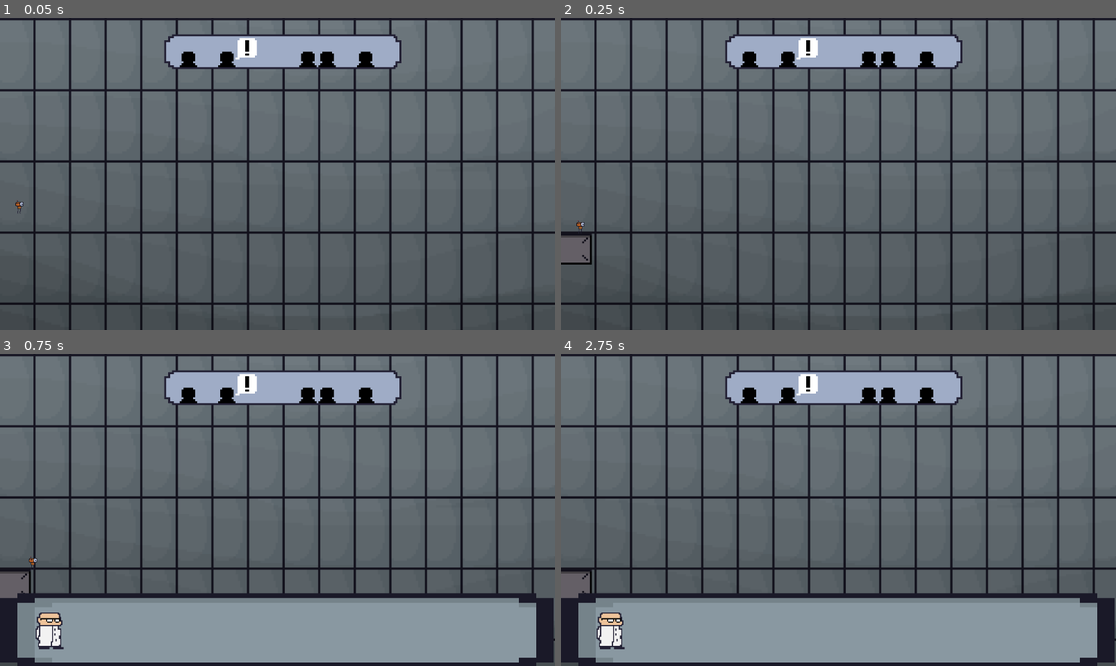
Above: before the commit, frames 1-4 (two rows, left to right).
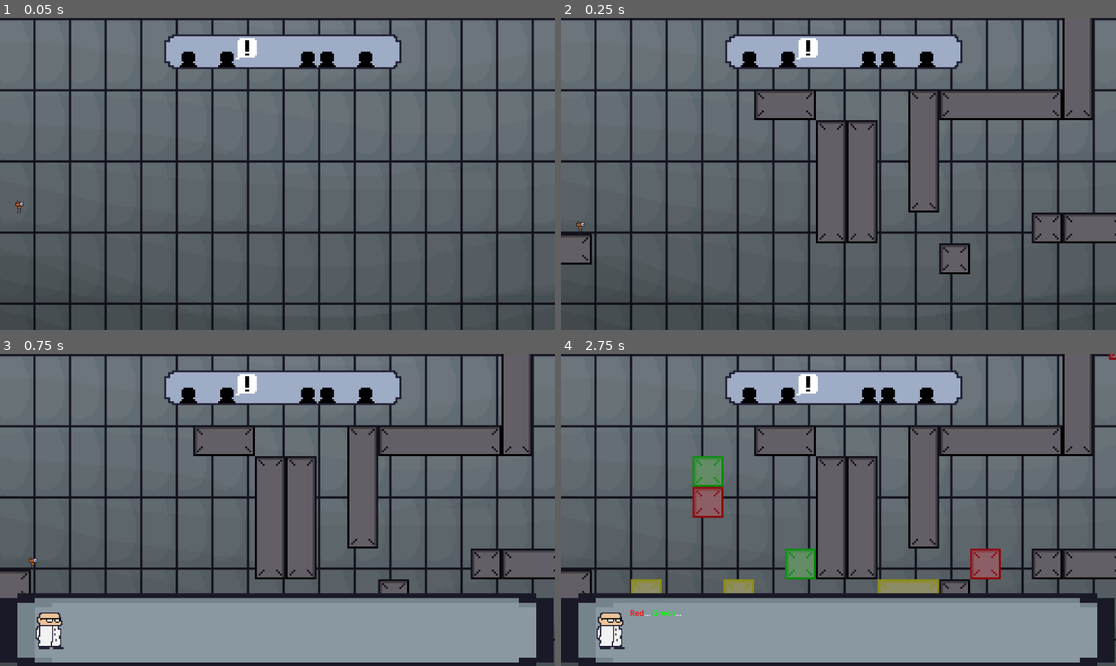
Above: after the commit, the same moments.

Repository: Gamnraa/gmtk2025
Game: Godot game, scene res://MainScene.tscn
Same seed, same stepped clock (60 frames per second), same inputs: the game is played once before the commit and once after it.
Inputs:
- Up to frame 1 (0.05 s): no input
- Up to frame 2 (0.25 s): no input
- Up to frame 3 (0.75 s): tap Enter (enter) at 0.5, 0.6 s; hold D (right) from 0.53 s (still down)
- Up to frame 4 (2.75 s): tap Space (jump) at 0.77, 1.52 s; tap Enter (enter) at 1.35, 2.1 s; release D (right) at 2.03 s; hold A (left) from 2.03 s (still down)

Frame 1 is identical in both runs. In frame 2, 4.0% of the frame differs, in the area x 34-100%, y 0-83%; in frame 3, 3.8%; in frame 4, 7.1%, in the area x 12-100%, y 0-84%.
Error before the commit: Attempt to call function 'instantiate' in base 'null instance' on a null instance. (res://Scripts/Global.gd:31)

Commit message:
2-3 and 2-4

Diff:
--- a/Nodes/Levels/2_3.tscn
+++ b/Nodes/Levels/2_3.tscn
@@ -9,79 +9,105 @@
 scale = Vector2(0.5, 0.5)
 
 [node name="PlatformSmall10" parent="." instance=ExtResource("1_y4cek")]
-position = Vector2(1808, -928)
+position = Vector2(-608, -432)
+color = 0
 
 [node name="PlatformSmall12" parent="." instance=ExtResource("1_y4cek")]
 position = Vector2(1440, 0)
 
 [node name="PlatformSmall13" parent="." instance=ExtResource("1_y4cek")]
-position = Vector2(1792, -928)
+position = Vector2(288, 0)
+color = 0
 
 [node name="PlatformMedium5" parent="." instance=ExtResource("2_genog")]
-position = Vector2(1744, -512)
+position = Vector2(1184, -448)
 rotation = 1.5708
-color = 0
 
 [node name="PlatformMedium6" parent="." instance=ExtResource("2_genog")]
 position = Vector2(1632, 0)
 
-[node name="PlatformBig7" parent="." instance=ExtResource("3_mkst0")]
-position = Vector2(1536, -800)
-rotation = 1.5708
-
-[node name="PlatformSmall33" parent="." instance=ExtResource("1_y4cek")]
-position = Vector2(1824, -960)
-color = 4
-
 [node name="PlatformSmall35" parent="." instance=ExtResource("1_y4cek")]
-position = Vector2(1792, -944)
-color = 2
+position = Vector2(928, 0)
+color = 1
 
 [node name="PlatformSmall40" parent="." instance=ExtResource("1_y4cek")]
-position = Vector2(1824, -976)
+position = Vector2(-608, -48)
+color = 0
+
+[node name="PlatformSmall41" parent="." instance=ExtResource("1_y4cek")]
+position = Vector2(416, 0)
 color = 1
 
-[node name="PlatformSmall41" parent="." instance=ExtResource("1_y4cek")]
-position = Vector2(1824, -928)
-
 [node name="PlatformSmall42" parent="." instance=ExtResource("1_y4cek")]
-position = Vector2(1760, -896)
+position = Vector2(1184, -640)
+color = 5
 
 [node name="PlatformMedium7" parent="." instance=ExtResource("2_genog")]
-position = Vector2(1792, -512)
+position = Vector2(1440, -832)
 rotation = 1.5708
 
 [node name="PlatformMedium8" parent="." instance=ExtResource("2_genog")]
-position = Vector2(1696, -528)
+position = Vector2(1312, 64)
 rotation = 1.5708
 
 [node name="PlatformBig4" parent="." instance=ExtResource("3_mkst0")]
-position = Vector2(1168, -992)
+position = Vector2(864, 128)
 
 [node name="PlatformBig9" parent="." instance=ExtResource("3_mkst0")]
-position = Vector2(1168, -1008)
-color = 0
+position = Vector2(352, 128)
 
 [node name="PlatformBig10" parent="." instance=ExtResource("3_mkst0")]
-position = Vector2(1552, -752)
+position = Vector2(1440, -448)
 rotation = 1.5708
 
 [node name="PlatformBig11" parent="." instance=ExtResource("3_mkst0")]
-position = Vector2(1568, -768)
+position = Vector2(1184, -64)
 rotation = 1.5708
 
 [node name="PlatformBig12" parent="." instance=ExtResource("3_mkst0")]
-position = Vector2(1184, -1040)
-color = 4
+position = Vector2(-160, 128)
+color = 0
 
-[node name="PlatformMedium10" parent="." instance=ExtResource("2_genog")]
-position = Vector2(1904, -704)
+[node name="PlatformMedium14" parent="." instance=ExtResource("2_genog")]
+position = Vector2(-96, -320)
+rotation = 1.5708
+color = 3
+
+[node name="PlatformBig" parent="." instance=ExtResource("3_mkst0")]
+position = Vector2(608, -128)
+
+[node name="PlatformBig2" parent="." instance=ExtResource("3_mkst0")]
+position = Vector2(96, -128)
+color = 0
+
+[node name="PlatformBig3" parent="." instance=ExtResource("3_mkst0")]
+position = Vector2(-224, -320)
+rotation = 1.5708
+
+[node name="PlatformBig5" parent="." instance=ExtResource("3_mkst0")]
+position = Vector2(352, -384)
 color = 2
 
-[node name="PlatformMedium12" parent="." instance=ExtResource("2_genog")]
-position = Vector2(1936, -704)
+[node name="PlatformBig6" parent="." instance=ExtResource("3_mkst0")]
+position = Vector2(864, -384)
 color = 1
 
-[node name="PlatformMedium14" parent="." instance=ExtResource("2_genog")]
-position = Vector2(-160, 128)
-color = 0
+[node name="PlatformSmall" parent="." instance=ExtResource("1_y4cek")]
+position = Vector2(-608, -176)
+color = 1
+
+[node name="PlatformSmall2" parent="." instance=ExtResource("1_y4cek")]
+position = Vector2(-608, -304)
+color = 2
+
+[node name="PlatformSmall3" parent="." instance=ExtResource("1_y4cek")]
+position = Vector2(-608, -560)
+color = 3
+
+[node name="PlatformSmall6" parent="." instance=ExtResource("1_y4cek")]
+position = Vector2(672, -256)
+color = 1
+
+[node name="PlatformSmall7" parent="." instance=ExtResource("1_y4cek")]
+position = Vector2(32, -256)
+color = 3
--- /dev/null
+++ b/Nodes/Levels/2_4.tscn
@@ -0,0 +1,135 @@
+[gd_scene load_steps=4 format=3 uid="uid://ej8cw4krmdjp"]
+
+[ext_resource type="PackedScene" uid="uid://b4r00hkgdyuap" path="res://Nodes/PlatformSmall.tscn" id="1_u3hin"]
+[ext_resource type="PackedScene" uid="uid://d3gsx1wbbm70y" path="res://Nodes/PlatformMed.tscn" id="2_pyh6o"]
+[ext_resource type="PackedScene" uid="uid://blaul8bw43pew" path="res://Nodes/PlatformBig.tscn" id="3_0y2vg"]
+
+[node name="1-1" type="Node2D"]
+position = Vector2(16, -32)
+scale = Vector2(0.5, 0.5)
+
+[node name="PlatformSmall10" parent="." instance=ExtResource("1_u3hin")]
+position = Vector2(288, -128)
+color = 2
+
+[node name="PlatformSmall12" parent="." instance=ExtResource("1_u3hin")]
+position = Vector2(1440, 0)
+
+[node name="PlatformSmall13" parent="." instance=ExtResource("1_u3hin")]
+position = Vector2(160, 0)
+color = 2
+
+[node name="PlatformMedium5" parent="." instance=ExtResource("2_pyh6o")]
+position = Vector2(1312, -320)
+rotation = 1.5708
+color = 5
+
+[node name="PlatformMedium6" parent="." instance=ExtResource("2_pyh6o")]
+position = Vector2(1632, 0)
+
+[node name="PlatformSmall35" parent="." instance=ExtResource("1_u3hin")]
+position = Vector2(160, 128)
+color = 3
+
+[node name="PlatformSmall40" parent="." instance=ExtResource("1_u3hin")]
+position = Vector2(1968, -1072)
+color = 2
+
+[node name="PlatformSmall41" parent="." instance=ExtResource("1_u3hin")]
+position = Vector2(-352, 0)
+color = 2
+
+[node name="PlatformSmall42" parent="." instance=ExtResource("1_u3hin")]
+position = Vector2(1184, 0)
+color = 0
+
+[node name="PlatformMedium7" parent="." instance=ExtResource("2_pyh6o")]
+position = Vector2(160, -576)
+rotation = 1.5708
+color = 5
+
+[node name="PlatformMedium8" parent="." instance=ExtResource("2_pyh6o")]
+position = Vector2(1312, -64)
+rotation = 1.5708
+color = 5
+
+[node name="PlatformBig4" parent="." instance=ExtResource("3_0y2vg")]
+position = Vector2(2016, -976)
+
+[node name="PlatformBig9" parent="." instance=ExtResource("3_0y2vg")]
+position = Vector2(1248, -512)
+
+[node name="PlatformBig10" parent="." instance=ExtResource("3_0y2vg")]
+position = Vector2(672, -192)
+rotation = 1.5708
+
+[node name="PlatformBig11" parent="." instance=ExtResource("3_0y2vg")]
+position = Vector2(544, -192)
+rotation = 1.5708
+
+[node name="PlatformBig12" parent="." instance=ExtResource("3_0y2vg")]
+position = Vector2(2096, -880)
+color = 0
+
+[node name="PlatformMedium14" parent="." instance=ExtResource("2_pyh6o")]
+position = Vector2(864, 128)
+color = 3
+
+[node name="PlatformBig" parent="." instance=ExtResource("3_0y2vg")]
+position = Vector2(1952, -912)
+color = 0
+
+[node name="PlatformBig2" parent="." instance=ExtResource("3_0y2vg")]
+position = Vector2(2096, -976)
+color = 0
+
+[node name="PlatformBig3" parent="." instance=ExtResource("3_0y2vg")]
+position = Vector2(1568, -704)
+rotation = 1.5708
+
+[node name="PlatformBig5" parent="." instance=ExtResource("3_0y2vg")]
+position = Vector2(928, -320)
+rotation = 1.5708
+
+[node name="PlatformBig6" parent="." instance=ExtResource("3_0y2vg")]
+position = Vector2(608, 224)
+color = 0
+
+[node name="PlatformSmall" parent="." instance=ExtResource("1_u3hin")]
+position = Vector2(32, -256)
+color = 0
+
+[node name="PlatformSmall2" parent="." instance=ExtResource("1_u3hin")]
+position = Vector2(1056, 128)
+
+[node name="PlatformSmall3" parent="." instance=ExtResource("1_u3hin")]
+position = Vector2(800, 0)
+color = 5
+
+[node name="PlatformSmall6" parent="." instance=ExtResource("1_u3hin")]
+position = Vector2(416, 0)
+color = 1
+
+[node name="PlatformSmall7" parent="." instance=ExtResource("1_u3hin")]
+position = Vector2(-224, 128)
+color = 3
+
+[node name="PlatformMedium" parent="." instance=ExtResource("2_pyh6o")]
+position = Vector2(352, -512)
+
+[node name="PlatformSmall4" parent="." instance=ExtResource("1_u3hin")]
+position = Vector2(32, -384)
+color = 1
+
+[node name="PlatformSmall5" parent="." instance=ExtResource("1_u3hin")]
+position = Vector2(2032, -1088)
+color = 2
+
+[node name="PlatformMedium2" parent="." instance=ExtResource("2_pyh6o")]
+position = Vector2(2080, -1056)
+rotation = 1.5708
+color = 2
+
+[node name="PlatformSmall8" parent="." instance=ExtResource("1_u3hin")]
+position = Vector2(-224, -128)
+color = 2
--- a/Scripts/Global.gd
+++ b/Scripts/Global.gd
@@ -7,8 +7,8 @@
 var State = NONE
 var ActiveColors = {"RED":[RED, REDGREEN, REDBLUE, REDGREENBLUE], "GREEN":[GREEN, REDGREEN, GREENBLUE, REDGREENBLUE], "BLUE":[BLUE, GREENBLUE, REDBLUE, REDGREENBLUE]}
 
-var level = 2
-var sublevel = 0
+var level = 1
+var sublevel = 3
 
 var levels = [
 	["1_1.tscn", "1_2.tscn", "1_3.tscn", "1_4.tscn"],
